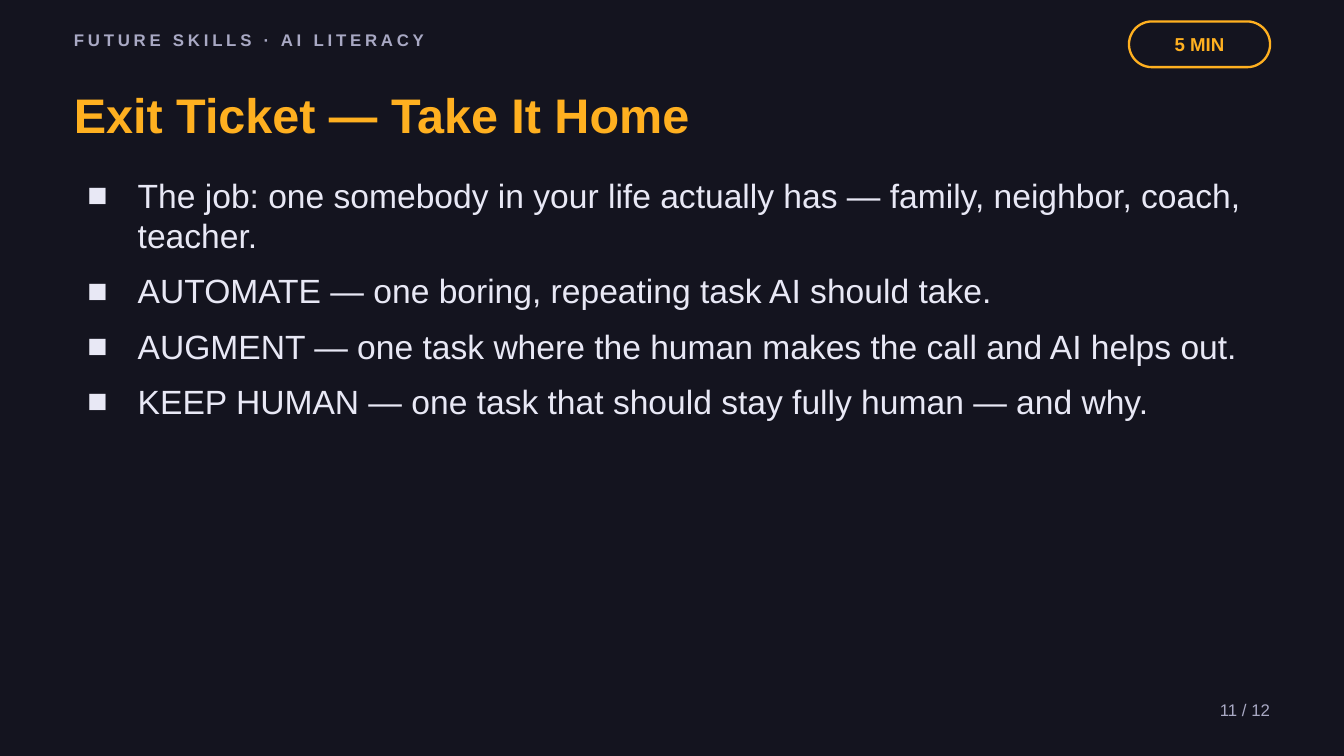
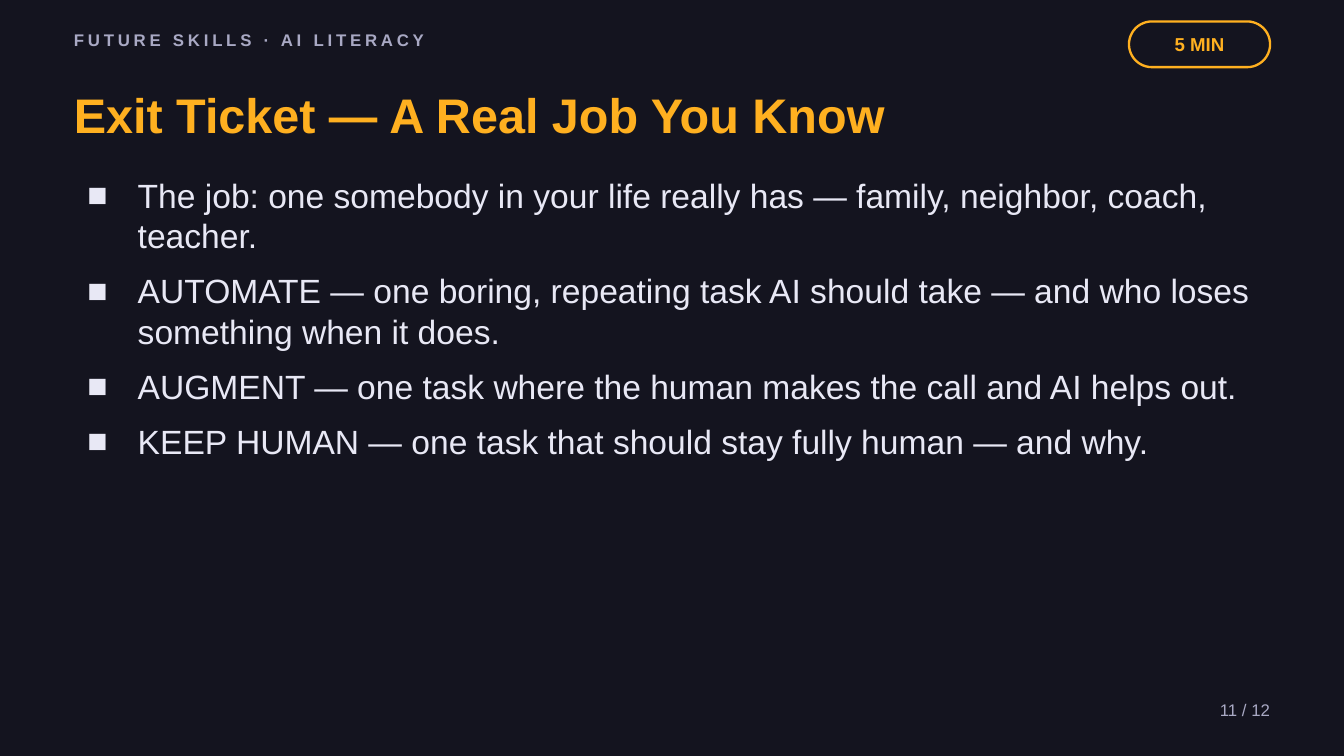
Before and after one commit to phiunit/tptphi, a slide deck: slide 11 of products/ai-boring-work/dist/Robots Do the Boring Work - Slides.pptx. Drawn at 1344x756 pixels with LibreOffice and Linux fonts; fonts in the diff are those of the drawing. Boxes give left, top, right and bottom in pixels: in the first picture for what was removed or moved away, otherwise in the second. Text is boxed around its words. In the diff, an @@ line names an element or a change of style, - is before the commit and + after.

```diff
--- a/products/ai-boring-work/dist/Robots Do the Boring Work - Slides.pptx
+++ b/products/ai-boring-work/dist/Robots Do the Boring Work - Slides.pptx
@@ text at <box>74,98,884,134</box>: text changed @@
-Exit Ticket — Take It Home
+Exit Ticket — A Real Job You Know
@@ text at <box>138,183,1249,350</box>: text changed @@
-■ The job: one somebody in your life actually has — family, neighbor, coach, teacher.
-■ AUTOMATE — one boring, repeating task AI should take.
+■ The job: one somebody in your life really has — family, neighbor, coach, teacher.
+■ AUTOMATE — one boring, repeating task AI should take — and who loses something when it does.
```
Also in this commit, not shown: 11 other slides changed, 32 other files.
